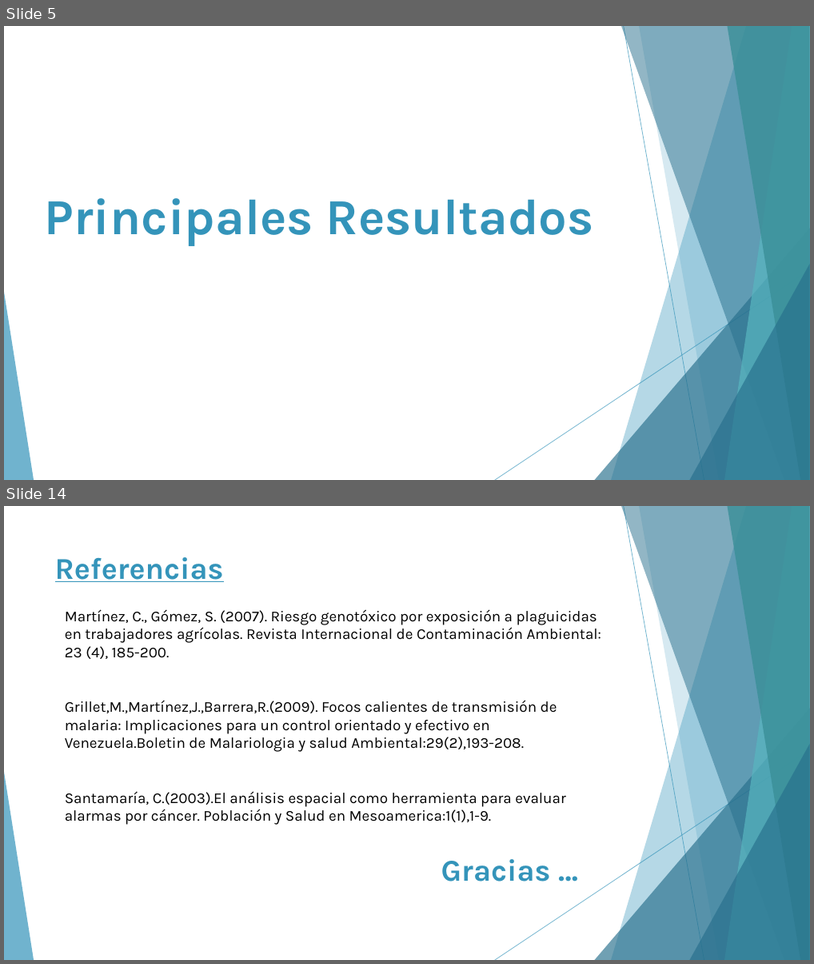
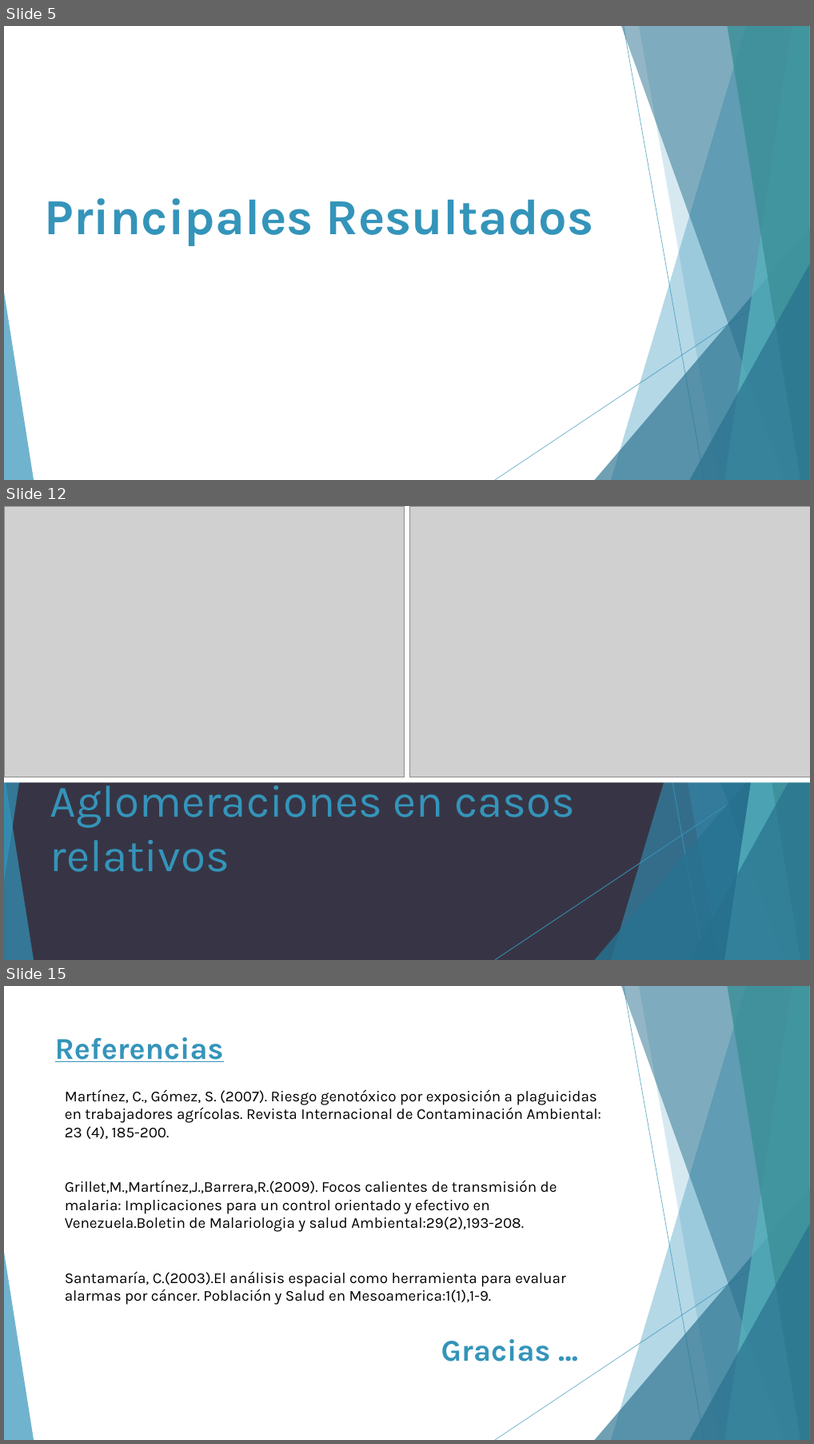
Before and after one commit to andresarguedas/Intoxicaciones-CR-2007-2014, a slide deck: Presentación - Intoxicaciones.pptx. Shown one above the other, each under a label of ours: slides 5 and 14 before the commit, slides 5, 12 and 15 after it; the slides between them are not shown. The pictures are 814x964 and 814x1444 pixels, drawn with LibreOffice and Linux fonts; fonts in the diff are those of the drawing; grey boxes stand for pictures. Boxes give left, top, right and bottom in pixels: in the first picture for what was removed or moved away, otherwise in the second. Text is boxed around its words. In the diff, an @@ line names an element or a change of style, - is before the commit and + after.

```diff
--- a/Presentación - Intoxicaciones.pptx
+++ b/Presentación - Intoxicaciones.pptx
@@ slide 12 added at [4,506,810,960], background #373545; not listed: 10 template elements that a slide beside it also shows @@
@@ rectangle added at [4,506,810,783], fill #FFFFFF @@
@@ picture added at [4,506,405,776] @@
@@ picture added at [410,506,810,777] @@
@@ group added at [4,506,810,960]: 6 freeform shapes, 2 lines, 2 triangles @@
@@ title added at [50,776,575,872], 54 pt, text #3494BA @@
+Aglomeraciones en casos relativos
@@ what was slide 14 is now slide 15 @@
```
Also in this commit, not shown: 1 slide changed, 8 other slides added, 8 slides removed, 4 other files.
